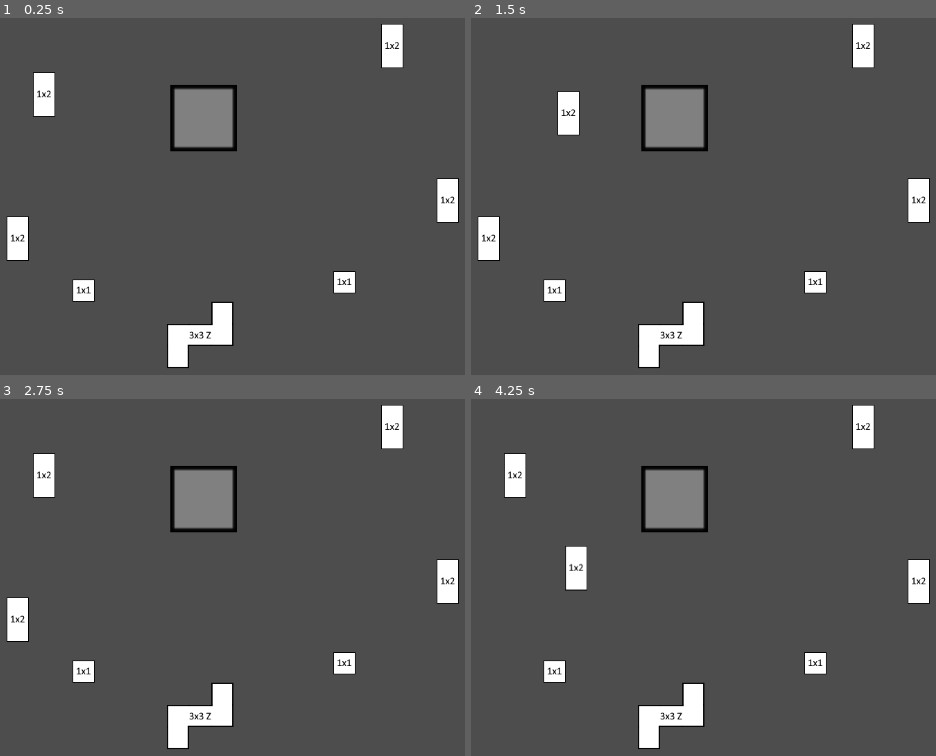
Above: before the commit, frames 1-4 (two rows, left to right).
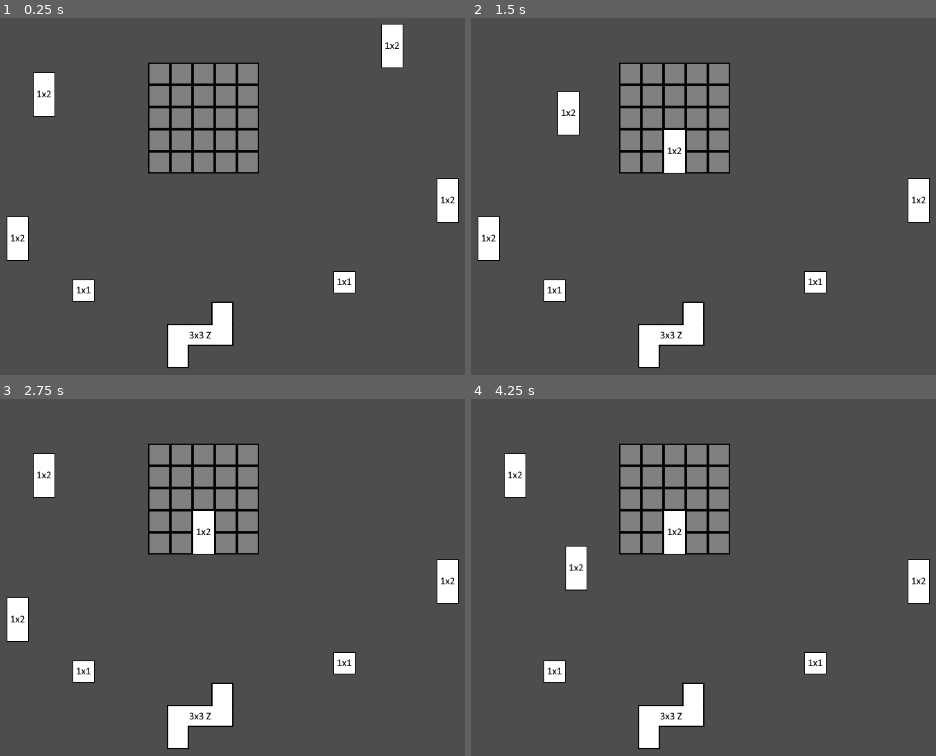
Above: after the commit, the same moments.

Repository: swenmeeuwes/ludum-dare-53
Game: Godot game, scene res://scenes/Main.tscn
Two runs of this game, one before a commit and one after it. Both use one fixed random seed, a clock stepped at 60 frames per second and the inputs below.
Inputs (mouse positions are in pixels of both pictures, inside the frame that each line leads up to):
- Up to frame 1 (0.25 s): no input
- Up to frame 2 (1.5 s): tap Enter at 0.5 s; drag from (861, 46) to (675, 117) at 0.52 s; drag from (512, 92) to (675, 117) at 1.27 s
- Up to frame 3 (2.75 s): move the mouse to (344, 663) at 2.02 s; click (344, 663) at 2.17 s
- Up to frame 4 (4.25 s): tap Space at 2.75 s; drag from (917, 581) to (536, 488) at 2.77 s; drag from (489, 620) to (675, 498) at 3.52 s

The runs differ from the first frame. In frame 1, 5.5% of the frame differs, in the area x 31-56%, y 12-44%; in frame 2, 6.3%, in the area x 31-87%, y 1-44%; in frame 3, 6.3%; in frame 4, 6.3%.

Commit message:
Increases drag target size to 5x5

Diff:
--- a/actors/DragTarget/DragTarget.tscn
+++ b/actors/DragTarget/DragTarget.tscn
@@ -4,17 +4,112 @@
 [ext_resource type="Script" path="res://actors/DragTarget/DragTarget.gd" id="1_qxcp7"]
 
 [sub_resource type="RectangleShape2D" id="RectangleShape2D_d0ju4"]
-size = Vector2(96, 96)
+size = Vector2(160, 160)
 
 [node name="DragTarget" type="Area2D" groups=["drag_target"]]
 script = ExtResource("1_qxcp7")
 
-[node name="Sprite2D" type="Sprite2D" parent="."]
-scale = Vector2(3, 3)
-texture = ExtResource("1_gisg6")
-
 [node name="CollisionShape2D" type="CollisionShape2D" parent="."]
 shape = SubResource("RectangleShape2D_d0ju4")
 
+[node name="Sprite2D" type="Sprite2D" parent="."]
+position = Vector2(-64, -64)
+texture = ExtResource("1_gisg6")
+
+[node name="Sprite2D2" type="Sprite2D" parent="."]
+position = Vector2(-32, -64)
+texture = ExtResource("1_gisg6")
+
+[node name="Sprite2D3" type="Sprite2D" parent="."]
+position = Vector2(0, -64)
+texture = ExtResource("1_gisg6")
+
+[node name="Sprite2D4" type="Sprite2D" parent="."]
+position = Vector2(32, -64)
+texture = ExtResource("1_gisg6")
+
+[node name="Sprite2D5" type="Sprite2D" parent="."]
+position = Vector2(64, -64)
+texture = ExtResource("1_gisg6")
+
+[node name="Sprite2D6" type="Sprite2D" parent="."]
+position = Vector2(-64, -32)
+texture = ExtResource("1_gisg6")
+
+[node name="Sprite2D7" type="Sprite2D" parent="."]
+position = Vector2(-32, -32)
+texture = ExtResource("1_gisg6")
+
+[node name="Sprite2D8" type="Sprite2D" parent="."]
+position = Vector2(0, -32)
+texture = ExtResource("1_gisg6")
+
+[node name="Sprite2D9" type="Sprite2D" parent="."]
+position = Vector2(32, -32)
+texture = ExtResource("1_gisg6")
+
+[node name="Sprite2D10" type="Sprite2D" parent="."]
+position = Vector2(64, -32)
+texture = ExtResource("1_gisg6")
+
+[node name="Sprite2D11" type="Sprite2D" parent="."]
+position = Vector2(-64, 0)
+texture = ExtResource("1_gisg6")
+
+[node name="Sprite2D12" type="Sprite2D" parent="."]
+position = Vector2(-32, 0)
+texture = ExtResource("1_gisg6")
+
+[node name="Sprite2D13" type="Sprite2D" parent="."]
+texture = ExtResource("1_gisg6")
+
+[node name="Sprite2D14" type="Sprite2D" parent="."]
+position = Vector2(32, 0)
+texture = ExtResource("1_gisg6")
+
+[node name="Sprite2D15" type="Sprite2D" parent="."]
+position = Vector2(64, 0)
+texture = ExtResource("1_gisg6")
+
+[node name="Sprite2D16" type="Sprite2D" parent="."]
+position = Vector2(-64, 32)
+texture = ExtResource("1_gisg6")
+
+[node name="Sprite2D17" type="Sprite2D" parent="."]
+position = Vector2(-32, 32)
+texture = ExtResource("1_gisg6")
+
+[node name="Sprite2D18" type="Sprite2D" parent="."]
+position = Vector2(0, 32)
+texture = ExtResource("1_gisg6")
+
+[node name="Sprite2D19" type="Sprite2D" parent="."]
+position = Vector2(32, 32)
+texture = ExtResource("1_gisg6")
+
+[node name="Sprite2D20" type="Sprite2D" parent="."]
+position = Vector2(64, 32)
+texture = ExtResource("1_gisg6")
+
+[node name="Sprite2D21" type="Sprite2D" parent="."]
+position = Vector2(-64, 64)
+texture = ExtResource("1_gisg6")
+
+[node name="Sprite2D22" type="Sprite2D" parent="."]
+position = Vector2(-32, 64)
+texture = ExtResource("1_gisg6")
+
+[node name="Sprite2D23" type="Sprite2D" parent="."]
+position = Vector2(0, 64)
+texture = ExtResource("1_gisg6")
+
+[node name="Sprite2D24" type="Sprite2D" parent="."]
+position = Vector2(32, 64)
+texture = ExtResource("1_gisg6")
+
+[node name="Sprite2D25" type="Sprite2D" parent="."]
+position = Vector2(64, 64)
+texture = ExtResource("1_gisg6")
+
 [connection signal="body_entered" from="." to="." method="_on_body_entered"]
 [connection signal="body_exited" from="." to="." method="_on_body_exited"]
--- a/scenes/Main.tscn
+++ b/scenes/Main.tscn
@@ -15,7 +15,7 @@
 
 [node name="DragTarget" parent="Game" instance=ExtResource("3_ftwwk")]
 position = Vector2(432, 244)
-available_slots = [[1, 1, 1], [1, 1, 1], [1, 1, 1]]
+available_slots = [[1, 1, 1, 1, 1], [1, 1, 1, 1, 1], [1, 1, 1, 1, 1], [1, 1, 1, 1, 1], [1, 1, 1, 1, 1]]
 
 [node name="Draggable" parent="Game" instance=ExtResource("1_7d4wj")]
 position = Vector2(704, 140)
